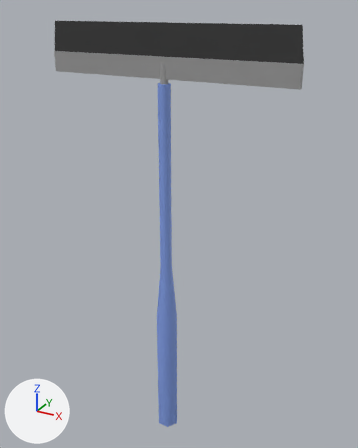
Renders of the FBX model Assets/Team24/Models/Squeegee.fbx from each side of a commit.
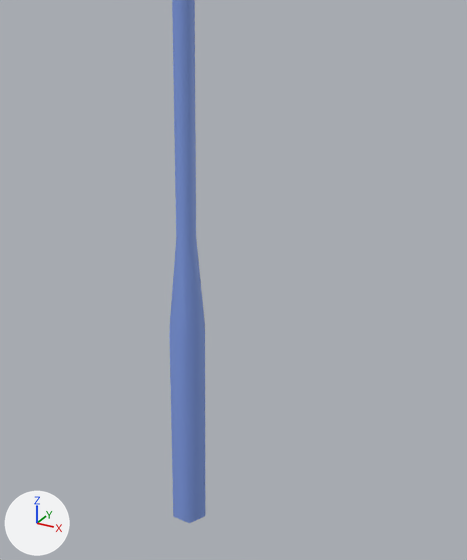
Each version appears first whole from a 50 mm lens placed at (0.936, -1.589, 1.361), pointed at (0.022, 0.072, 0.531), and next in a close-up on the part from 17% to 91% of the width and 29% to 100% of the height. Lighting does not change. The marker at lower left points along +X, +Y and +Z. Where no turn or scale is listed for an object, it has been applied to the vertices. Vertices at the same position are counted once.

Objects in the first close-up: 'Squeegee'.
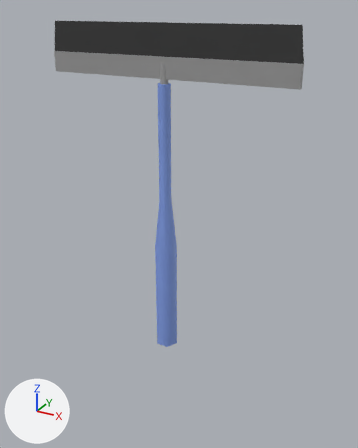
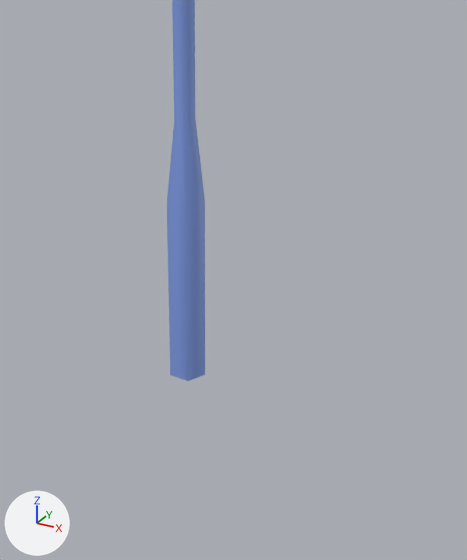
The newer file is also turned or shifted as a whole; pictures and numbers use the older file's frame.

The change, as a list of edits to the scene's bpy script:
```text
Change me_cylinder_001:
    where me_cylinder_001.from_pydata(...)  # 56 vertices, 50 faces; spans x -0.5..0.5, y -0.04..0.04, z -0.49..1.31
    used by ob_squeegee; location = (0.0, 0.0, 0.0)
    me_cylinder_001 part 1: all 18 vertices in x -0.05..0.05, y -0.04..0.04, z -0.49..0.36 are scaled about their middle by (1, 1, 0.797), then moved by (0.0, 0.0, 0.38)
```

What differs and where, as boxes [x1, y1, x2, y2] in the close-ups (467 x 560 px):
'Squeegee', reshaped
    before: [169, 0, 206, 523]
    after: [167, 0, 205, 381]
